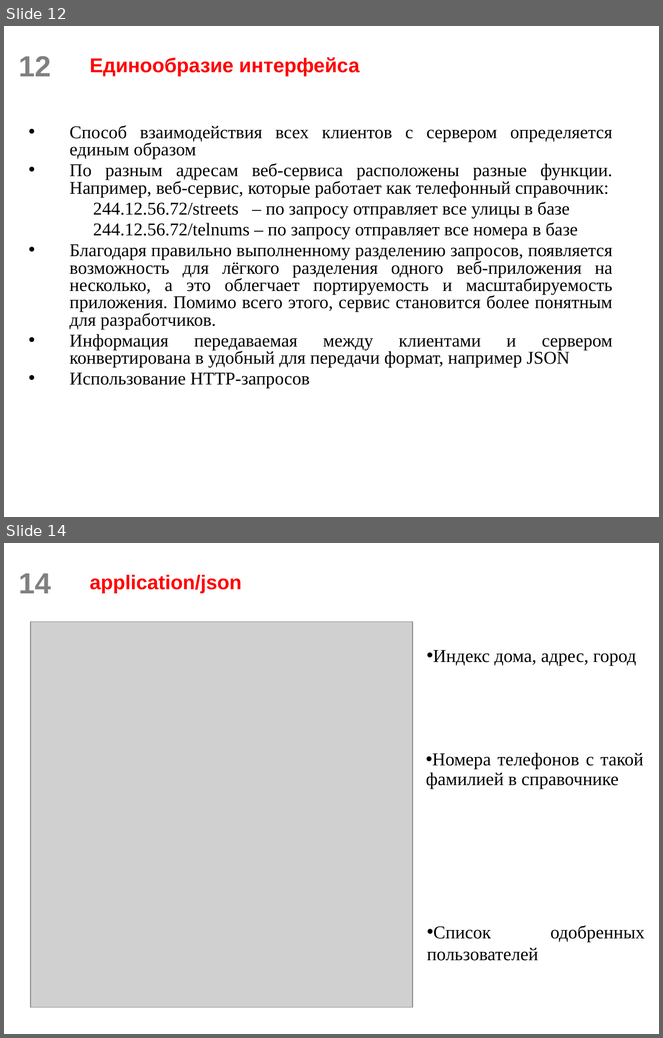
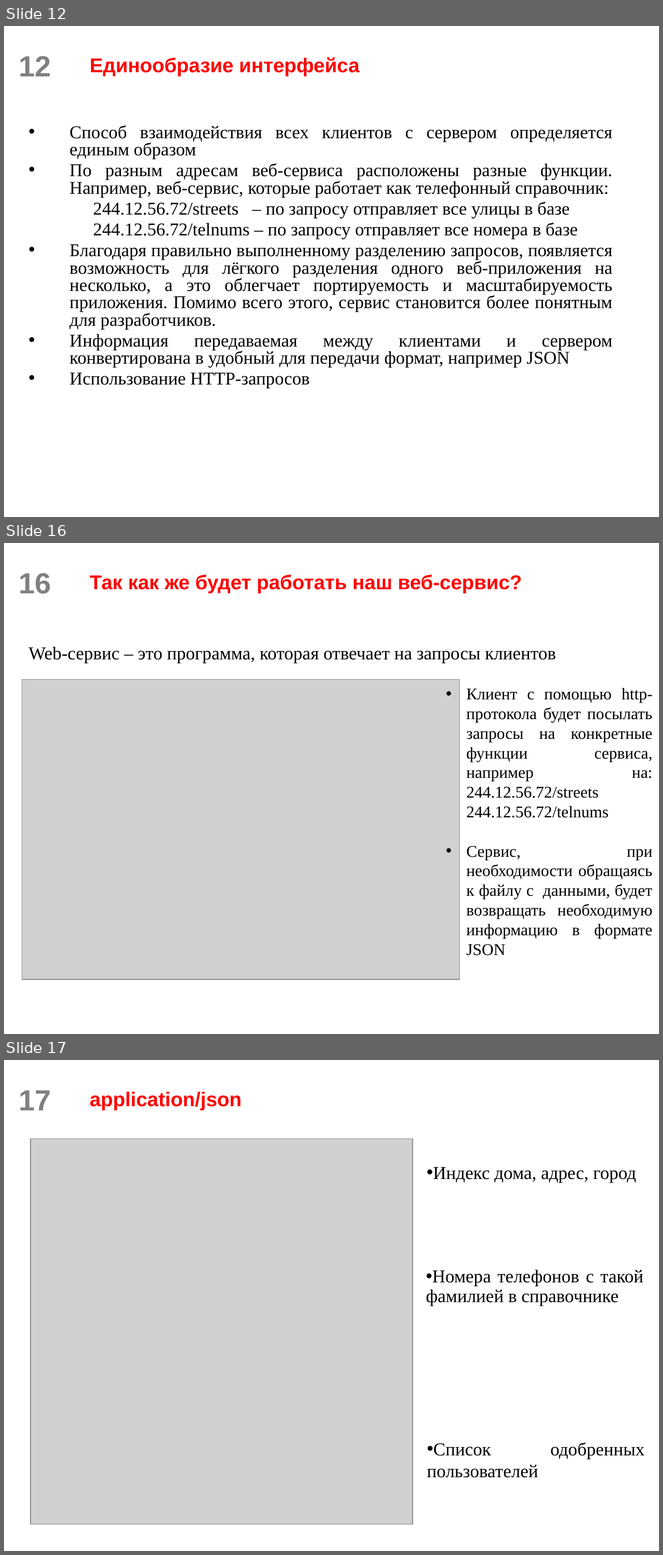
Before and after one commit to scareme/web_flask, a slide deck: Разработка веб-сервисов.pptx. Shown one above the other, each under a label of ours: slides 12 and 14 before the commit, slides 12, 16 and 17 after it; the slides between them are not shown. The pictures are 663x1038 and 663x1555 pixels, drawn with LibreOffice and Linux fonts; fonts in the diff are those of the drawing; grey boxes stand for pictures; background and template pictures are left out. Boxes give left, top, right and bottom in pixels: in the first picture for what was removed or moved away, otherwise in the second. Text is boxed around its words. In the diff, an @@ line names an element or a change of style, - is before the commit and + after.

```diff
--- a/Разработка веб-сервисов.pptx
+++ b/Разработка веб-сервисов.pptx
@@ slide 16 added at [4, 543, 659, 1034], background picture (left out); not listed: 1 template element that a slide beside it also shows @@
@@ title added at [90, 574, 522, 593], 22 pt, text #FF0000, bold @@
+Так как же будет работать наш веб-сервис?
@@ text added at [28, 646, 556, 664], 20 pt, text #000000 @@
+Web-сервис – это программа, которая отвечает на запросы клиентов
@@ picture added at [22, 680, 460, 980] @@
@@ text added at [466, 688, 653, 956], 18 pt, text #000000 @@
+• Клиент с помощью http-протокола будет посылать запросы на конкретные функции сервиса, например на: 244.12.56.72/streets 244.12.56.72/telnums
+• Сервис, при необходимости обращаясь к файлу с данными, будет возвращать необходимую информацию в формате JSON
@@ what was slide 14 is now slide 17 @@
@@ page number at [19, 1090, 51, 1110]: text changed @@
-14
+17
```
Also in this commit, not shown: 4 slides changed, 4 other slides added, 1 slide removed, 1 other file.
